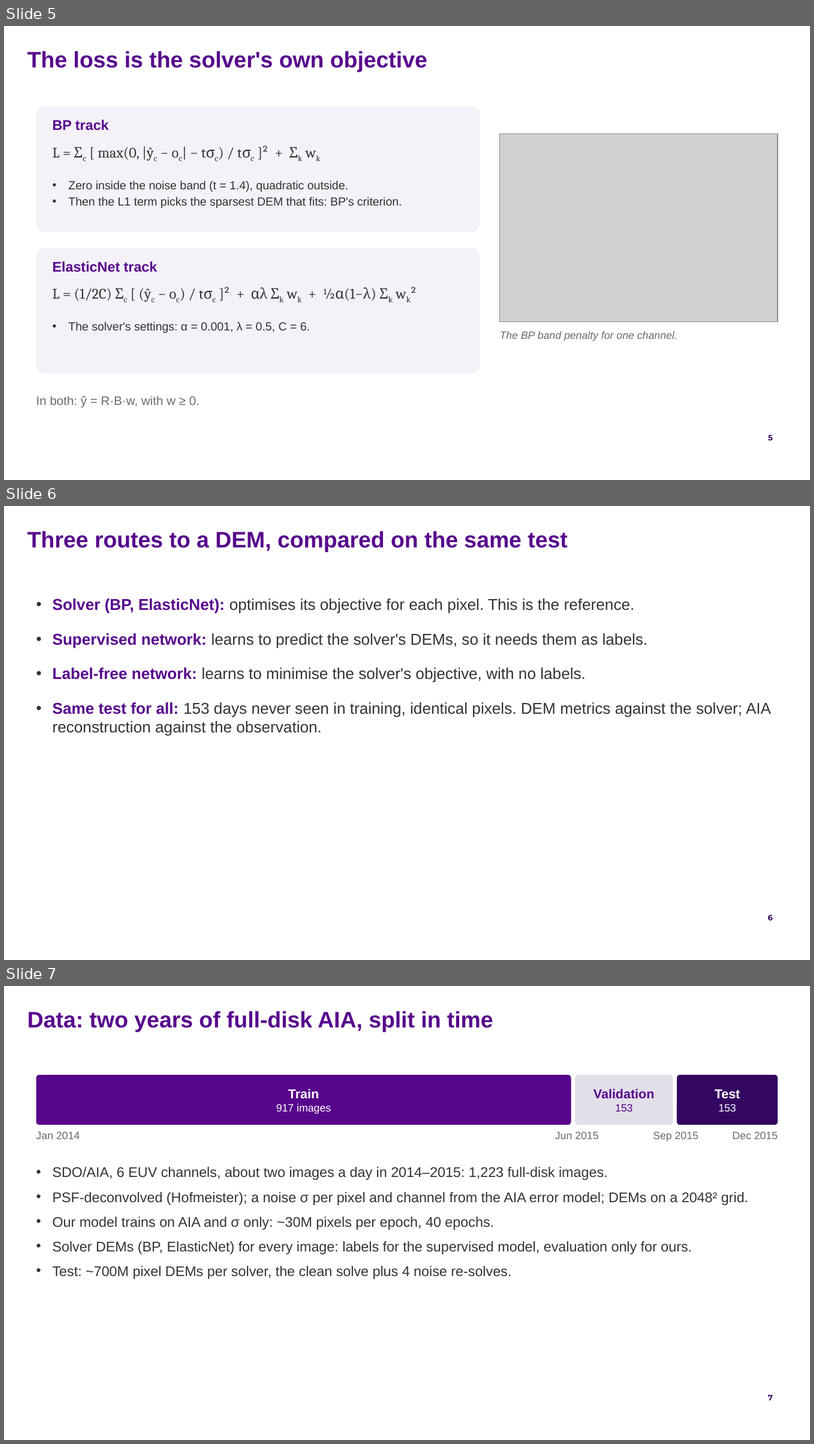
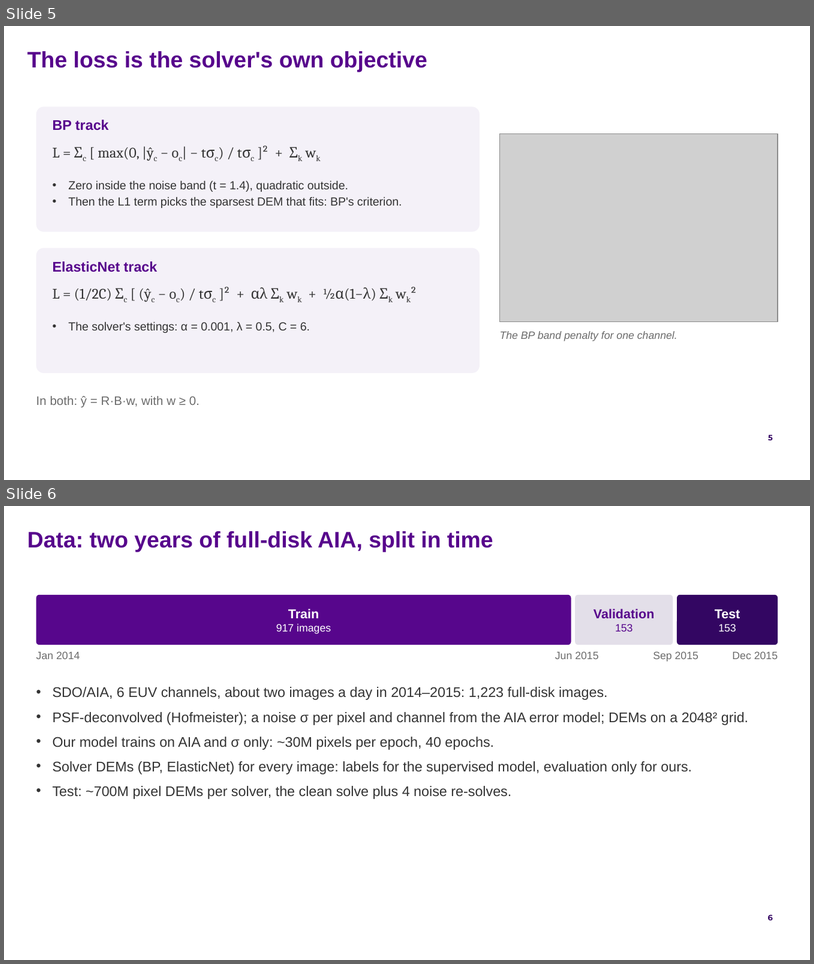
Before and after one commit to FruitPnchSamuraiG/solar-dem-inversion, a slide deck: slides/DEM_deck_v2.pptx. Shown one above the other, each under a label of ours: slides 5, 6 and 7 before the commit, slides 5 and 6 after it. The pictures are 814x1444 and 814x964 pixels, drawn with LibreOffice and Linux fonts; fonts in the diff are those of the drawing; grey boxes stand for pictures; background and template pictures are left out. Boxes give left, top, right and bottom in pixels: in the first picture for what was removed or moved away, otherwise in the second. Text is boxed around its words. In the diff, an @@ line names an element or a change of style, - is before the commit and + after.

Commit message:
slides: drop the three-routes slide
Removed in Google Slides; the outline and build follow. The data slide is
now slide 6 and Part 1's last.

```diff
--- a/slides/DEM_deck_v2.pptx
+++ b/slides/DEM_deck_v2.pptx
@@ slide 6 removed at box(4, 506, 810, 960), background #FFFFFF; not listed: 1 template element that a slide beside it also shows @@
@@ text removed at box(27, 531, 567, 552) @@
-Three routes to a DEM, compared on the same test
@@ text removed at box(53, 598, 771, 736) @@
-• Solver (BP, ElasticNet): optimises its objective for each pixel. This is the reference.
-• Supervised network: learns to predict the solver's DEMs, so it needs them as labels.
-• Label-free network: learns to minimise the solver's objective, with no labels.
-• Same test for all: 153 days never seen in training, identical pixels. DEM metrics against the solver; AIA reconstruction against the observation.
@@ what was slide 7 is now slide 6 @@
@@ page number at box(768, 914, 773, 920): text changed @@
-7
+6
```
Also in this commit, not shown: 2 other files.
